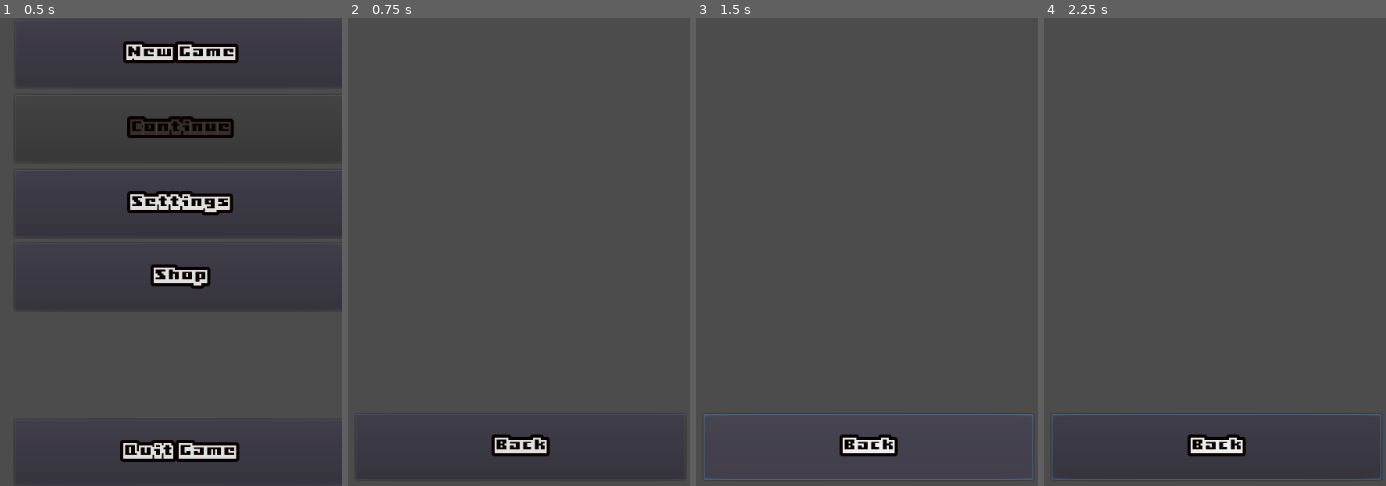
Above: before the commit, frames 1-4 (left to right).
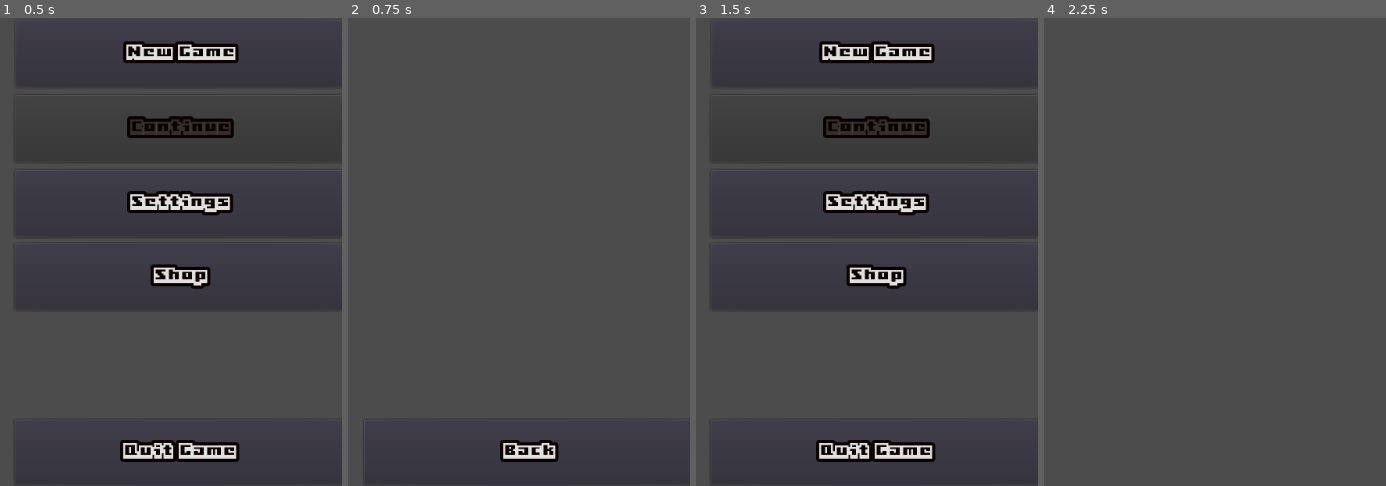
Above: after the commit, the same moments.

Repository: wvffle/finish-the-project
Game: Godot game, scene res://src/scenes/Game.tscn
The game is run twice, just before and just after one commit, with the same random seed, the same clock (stepped at 60 frames per second) and the same inputs.
Inputs (mouse positions are in pixels of both pictures, inside the frame that each line leads up to):
- Up to frame 1 (0.5 s): no input
- Up to frame 2 (0.75 s): click "Settings" at 0.5 s
- Up to frame 3 (1.5 s): click "Back" at 1.25 s
- Up to frame 4 (2.25 s): click (1225, 55) at 2 s, where only the run after the commit has a clickable "New Game"

Frame 1 is identical in both runs. In frame 2, 1.1% of the frame differs, in the area x 9-97%, y 88-100%; in frame 3, 7.6%, in the area x 2-99%, y 4-100%; in frame 4, 1.2%.

Commit message:
feat: add 'back' button logic (GPZ-71)

Diff:
--- a/src/scenes/Settings.tscn
+++ b/src/scenes/Settings.tscn
@@ -1,6 +1,7 @@
-[gd_scene load_steps=3 format=2]
+[gd_scene load_steps=4 format=2]
 
 [ext_resource path="res://assets/fonts/Boxy-Bold.ttf" type="DynamicFontData" id=1]
+[ext_resource path="res://src/scripts/ui/buttons/backMenuButton.gd" type="Script" id=2]
 
 [sub_resource type="DynamicFont" id=1]
 size = 20
@@ -10,13 +11,23 @@
 
 [node name="Node2D" type="Node2D"]
 
-[node name="backMenuButton" type="Button" parent="."]
-margin_left = 596.0
-margin_top = 508.0
-margin_right = 1018.0
-margin_bottom = 592.0
-custom_fonts/font = SubResource( 1 )
-text = "Back"
+[node name="Control" type="Control" parent="."]
+margin_right = 1028.0
+margin_bottom = 600.0
 __meta__ = {
 "_edit_use_anchors_": false
 }
+
+[node name="backMenuButton" type="Button" parent="Control"]
+margin_left = 607.0
+margin_top = 515.0
+margin_right = 1029.0
+margin_bottom = 599.0
+custom_fonts/font = SubResource( 1 )
+text = "Back"
+script = ExtResource( 2 )
+__meta__ = {
+"_edit_use_anchors_": false
+}
+
+[connection signal="pressed" from="Control/backMenuButton" to="Control/backMenuButton" method="_on_backMenuButton_pressed"]
--- /dev/null
+++ b/src/scripts/ui/buttons/backMenuButton.gd
@@ -0,0 +1,5 @@
+extends Button
+
+
+func _on_backMenuButton_pressed():
+	get_tree().change_scene("res://src/scenes/Game.tscn")
